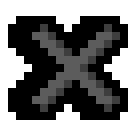
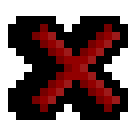
Two versions of the same layered image (136px x 136px). Layer-by-layer changes:
showed group "Marked" (1st of 2) (2 layers) over (x1=32, y1=24, x2=120, y2=112)
